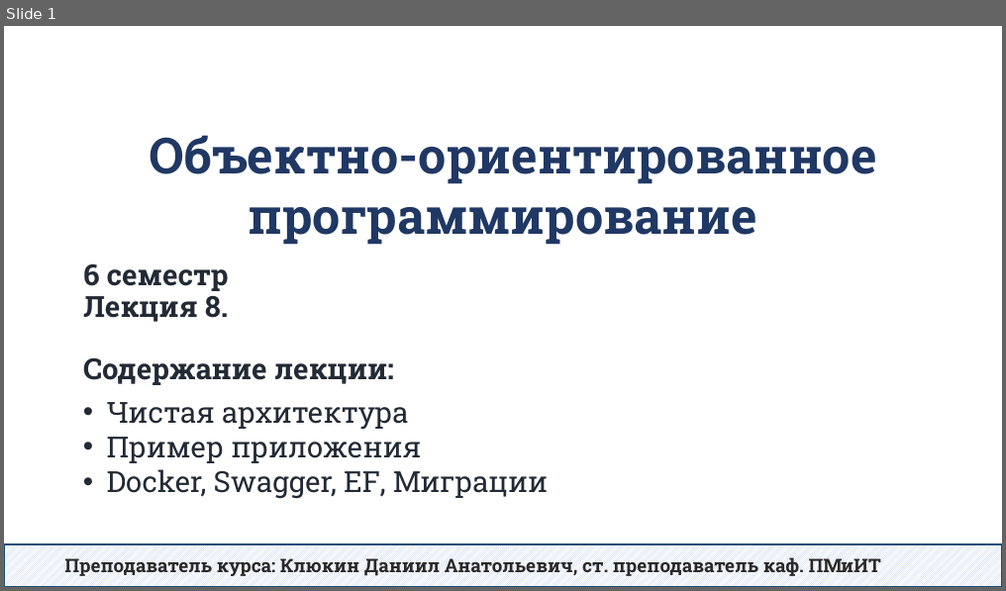
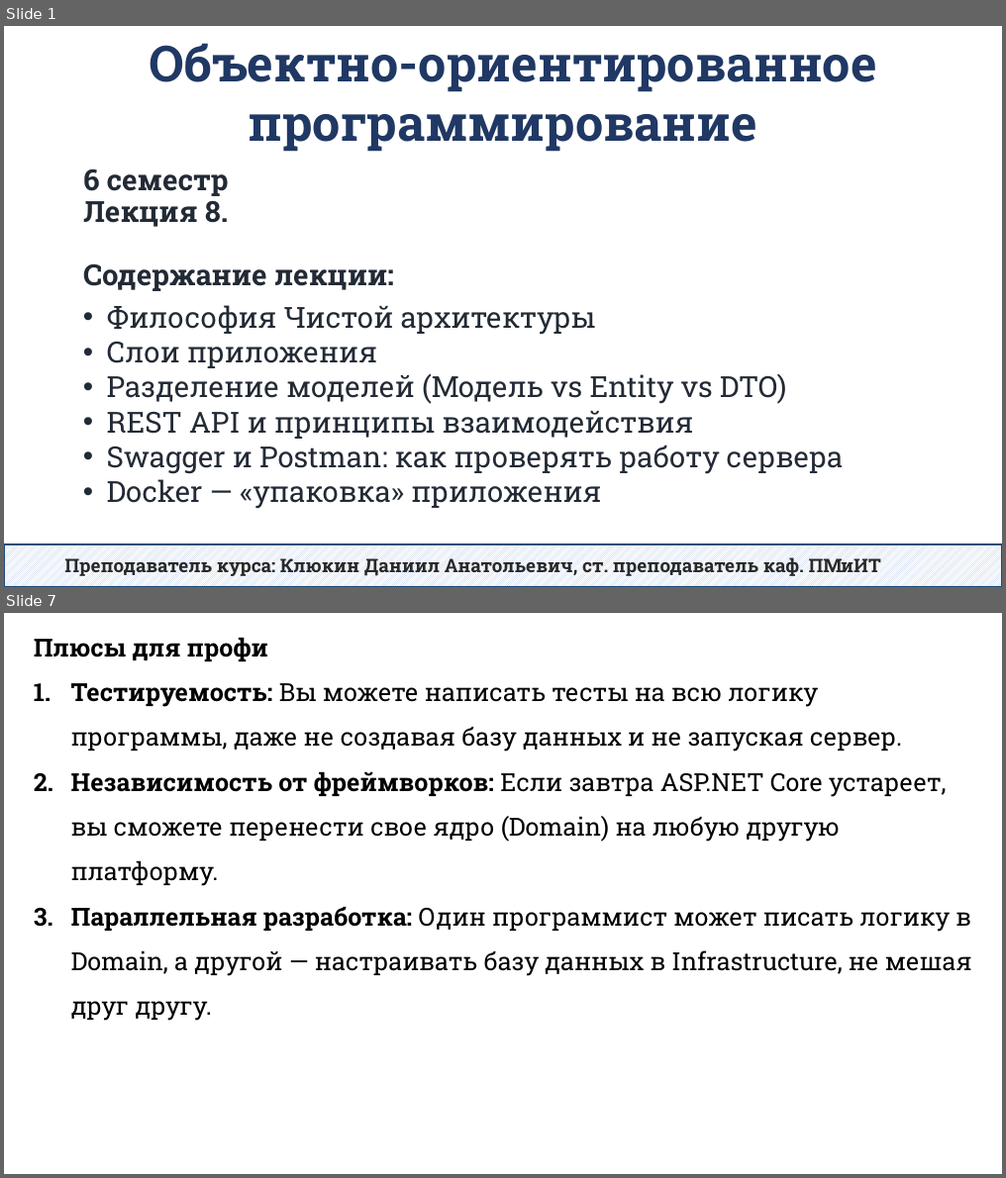
Before and after one commit to DaniilKlyukin/OOP-6, a slide deck: Лекции/ООП 2 лек 8.pptx. Shown one above the other, each under a label of ours: slide 1 before the commit, slides 1 and 7 after it; the slides between them are not shown. The pictures are 1006x591 and 1006x1178 pixels, drawn with LibreOffice and Linux fonts; fonts in the diff are those of the drawing. Boxes give left, top, right and bottom in pixels: in the first picture for what was removed or moved away, otherwise in the second. Text is boxed around its words. In the diff, an @@ line names an element or a change of style, - is before the commit and + after.

```diff
--- a/Лекции/ООП 2 лек 8.pptx
+++ b/Лекции/ООП 2 лек 8.pptx
@@ slide 7 added at (x1=4, y1=613, x2=1002, y2=1174), background #FFFFFF @@
@@ text added at (x1=34, y1=637, x2=972, y2=1021), 24 pt, text #000000 @@
+Плюсы для профи
+1. Тестируемость: Вы можете написать тесты на всю логику программы, даже не создавая базу данных и не запуская сервер.
+2. Независимость от фреймворков: Если завтра ASP.NET Core устареет, вы сможете перенести свое ядро (Domain) на любую другую платформу.
+3. Параллельная разработка: Один программист может писать логику в Domain, а другой — настраивать базу данных в Infrastructure, не мешая друг другу.
@@ slide 1 changed as well @@
@@ text "Объектно-ориентированное программирование" moved from (x1=149, y1=135, x2=876, y2=245) to (x1=149, y1=43, x2=876, y2=152) @@
@@ title "6 семестр Лекция 8. Содержание ..." moved from (x1=83, y1=264, x2=394, y2=385) to (x1=83, y1=169, x2=394, y2=291) @@
@@ text at (x1=107, y1=305, x2=843, y2=509): text changed @@
-• Чистая архитектура
-• Пример приложения
-• Docker, Swagger, EF, Миграции
+• Философия Чистой архитектуры
+• Слои приложения
+• Разделение моделей (Модель vs Entity vs DTO)
+• REST API и принципы взаимодействия
+• Swagger и Postman: как проверять работу сервера
+• Docker — «упаковка» приложения
```
Also in this commit, not shown: 1 other slide changed, 6 other slides added, 85 slides removed.
